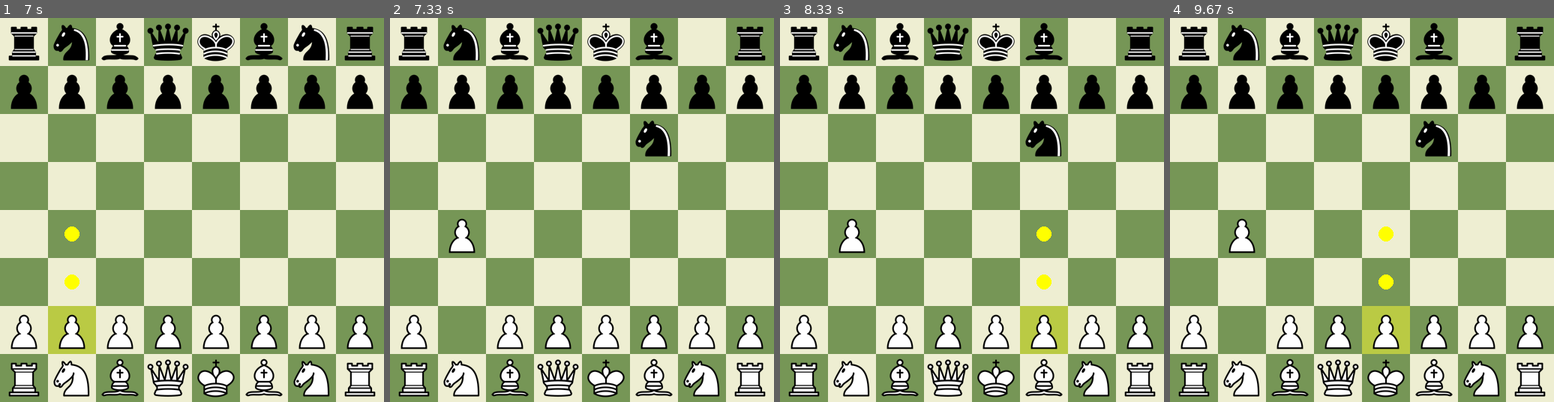
Above: before the commit, frames 1-4 (left to right).
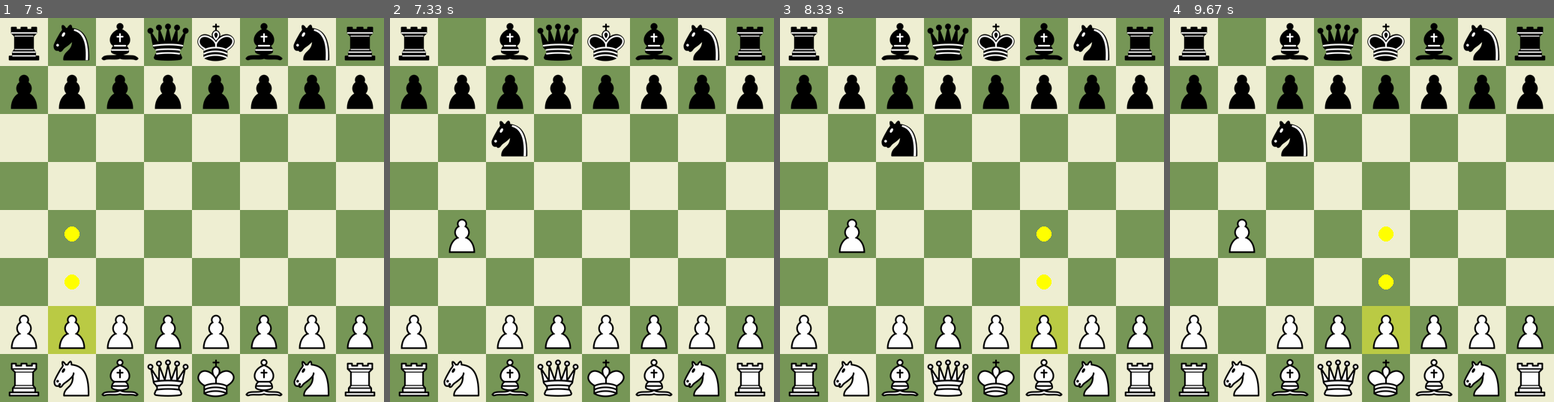
Above: after the commit, the same moments.

Repository: LeQuangMien10/ChessAI
Game: pygame game, started from main.py
Two runs of this game, one before a commit and one after it. Both use one fixed random seed, a clock stepped at 60 frames per second and the inputs below.
Inputs (mouse positions are in pixels of both pictures, inside the frame that each line leads up to):
- Up to frame 1 (7 s): click (334, 344) at 1.88 s; click (199, 79) at 2.22 s; click (172, 309) at 2.55 s; click (180, 144) at 2.88 s; click (326, 309) at 3.72 s; click (311, 202) at 4.05 s; click (76, 352) at 6.88 s
- Up to frame 2 (7.33 s): click (462, 233) at 7.22 s
- Up to frame 3 (8.33 s): click (995, 317) at 7.55 s; click (879, 110) at 7.88 s; click (1041, 336) at 8.22 s
- Up to frame 4 (9.67 s): click (1338, 94) at 8.55 s; click (1377, 313) at 9.38 s

Frame 1 is identical in both runs. In frame 2, 2.5% of the frame differs, in the area x 13-86%, y 1-37%; in frame 3, 2.5%; in frame 4, 2.5%.

Commit message:
Fix even depth bug

Diff:
--- a/changes.txt
+++ b/changes.txt
@@ -1,2 +1,3 @@
 8:41 PM 11/4/2025: Thêm Text hiển thị kết thúc game
 10:40 PM 11/4/2025: Thêm order_move, is_important_move để bổ trợ order_move, thêm cơ chế cho evaluate_board (chiếm tt, quân bị treo, bảo kê vua)
+1:12 PM 12/4/2025: Fix lỗi depth chẵn, thêm fps
--- a/main.py
+++ b/main.py
@@ -11,6 +11,7 @@
 selected_square = None
 legal_moves = []
 
+clock = pygame.time.Clock()
 running = True
 
 
@@ -31,6 +32,7 @@
 
 
 while running:
+    clock.tick(60)
     update_screen()
 
     for event in pygame.event.get():
--- a/minimax.py
+++ b/minimax.py
@@ -1,6 +1,4 @@
 import time
-
-import chess
 
 import config
 from config import *
@@ -75,11 +73,7 @@
 
 def minimax(board, depth, alpha, beta, is_maximizing):
     if depth == 0 or board.is_game_over():
-        evaluation = evaluate_board(board)
-        if not is_maximizing:
-            return -evaluation
-        else:
-            return evaluation
+        return -evaluate_board(board)
 
     if is_maximizing:
         max_value = -float('inf')
@@ -113,7 +107,7 @@
     best_move = None
     best_value = -float('inf')
 
-    for move in board.legal_moves:
+    for move in order_moves(board):
         board.push(move)
         evaluation = minimax(board, depth - 1, float('-inf'), float('inf'), False)
         board.pop()
@@ -184,7 +178,7 @@
 
         # Logic hiện có: ưu tiên nước phong cấp
         if move.promotion:
-            score += 90
+            score += 900
 
         return -score  # Đảo dấu để sort tăng → highest score trước
 
